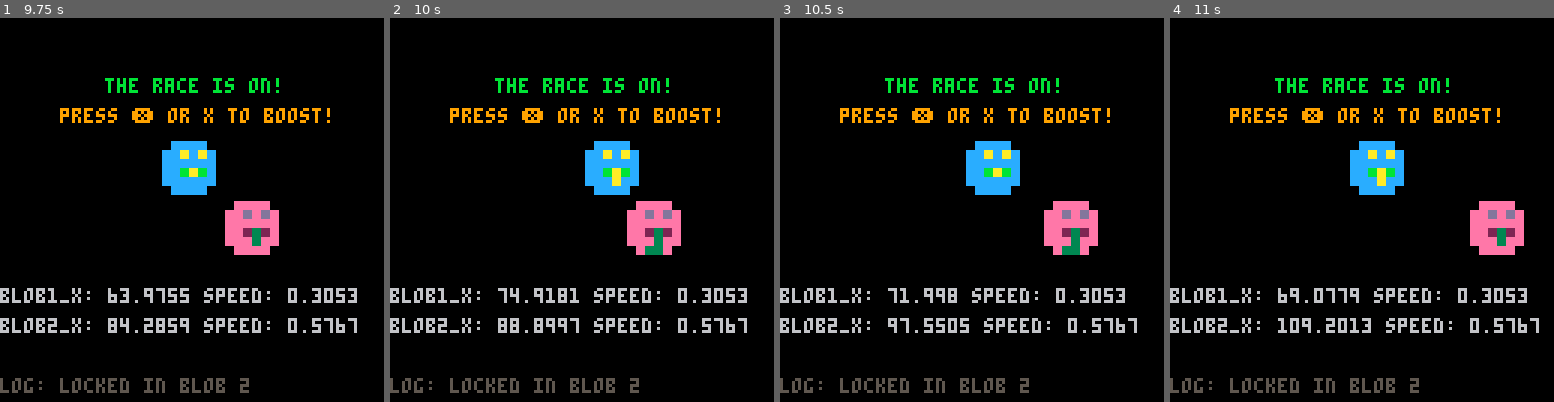
Above: before the commit, frames 1-4 (left to right).
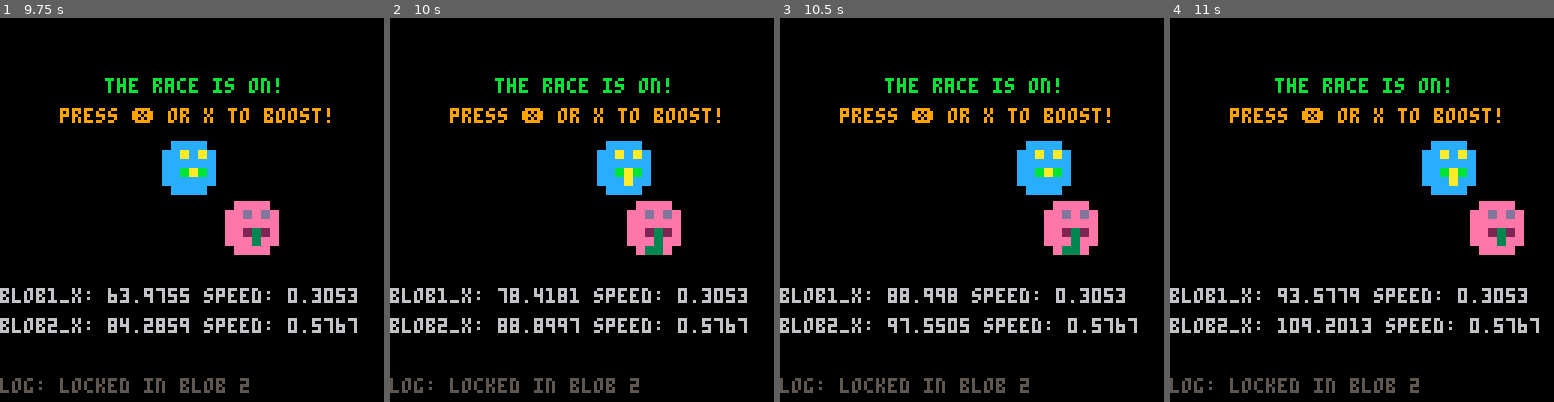
Above: after the commit, the same moments.

Repository: geopet/formula-blob
Game: PICO-8 cartridge blob_race.p8
Same seed, same stepped clock (60 frames per second), same inputs: the game is played once before the commit and once after it.
Inputs:
- Up to frame 1 (9.75 s): tap X (X key) at 0.33, 1.07, 1.85, 2.97, 4.08, 5.2, 6.32, 7.43, 8.55, 9.67 s; tap O (Z key) at 0.7, 1.7, 2.1, 2.5, 2.9, 3.3, 3.7, 4.1, 4.5, 4.9, 5.3, 5.7, 6.1, 6.5, 6.9, 7.3, 7.7, 8.1, 8.5, 8.9, 9.3, 9.7 s; hold Right 1.6-2.1 s; hold Right 2.47-3.03 s; hold Left 3.08-3.58 s; hold Right 4.02-4.68 s; hold Left 5.08-5.68 s; hold Right 6.08-6.58 s; hold Right 6.63-7.13 s; hold Right 7.5-8.07 s; hold Left 8.12-8.62 s; hold Right 9.05-9.72 s
- Up to frame 2 (10 s): no input
- Up to frame 3 (10.5 s): tap O (Z key) at 10.1 s; hold Left from 10.12 s (still down)
- Up to frame 4 (11 s): tap O (Z key) at 10.5, 10.9 s; release Left at 10.72 s; tap X (X key) at 10.78 s

Frame 1 is identical in both runs. In frame 2, 1.4% of the frame differs, in the area x 31-68%, y 32-75%; in frame 3, 3.5%; in frame 4, 3.6%, in the area x 28-80%, y 32-75%.

Commit message:
feature(boost balance): improve functionality
This commit introduces a boost bonus of 100 to the slower racer. We need
to refine this further, but this is a good start!

Diff:
--- a/blob_race.p8
+++ b/blob_race.p8
@@ -359,10 +359,26 @@
 end
 
 function boost_balance(blob1_speed, blob2_speed)
-    boost_base = 100
-
-    boost_meter.player = boost_base
-    boost_meter.opponent = boost_base
+    local boost_base = 100
+    local boost_bonus = 100
+
+    if (selected_blob == 1) then
+        if (boost_meter.fastest_blob == 1) then
+            boost_meter.player = boost_base
+            boost_meter.opponent = boost_base + boost_bonus
+        else
+            boost_meter.player = boost_base + boost_bonus
+            boost_meter.opponent = boost_base
+        end
+    elseif (selected_blob == 2) then
+        if (boost_meter.fastest_blob == 2) then
+            boost_meter.player = boost_base
+            boost_meter.opponent = boost_base + boost_bonus
+        else
+            boost_meter.player = boost_base + boost_bonus
+            boost_meter.opponent = boost_base
+        end
+    end
 end
 
 function countdown_msg(announcer_opt, countdown_opt)
